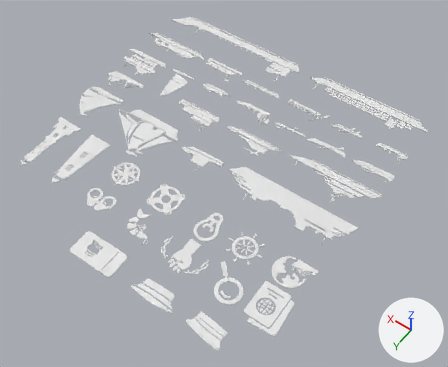
Renders of the FBX model URP-UnpathdExplore/Assets/Models/All Models 2.fbx from each side of a commit.
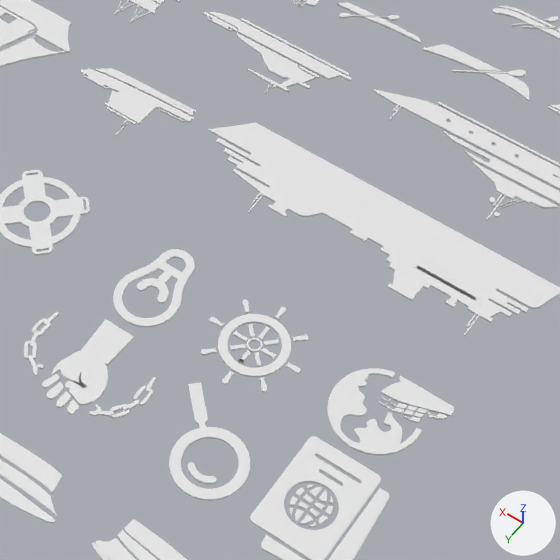
The first picture shows the older version from a 50 mm lens placed at (-17.1, 23.3, 32.8), pointed at (-1.7, 1.7, -1.1). The close-ups show both versions on the part from 34% to 80% of the width and 33% to 89% of the height of that picture; other places that the commit changed are outside them. Arrows for +X, +Y and +Z are at lower right; the lights stay in place. Vertices at the same position are counted once.

The first close-up shows 'Cap 2', 'LifeBuoy', 'Magnyfying G', 'Passp', 'Sail Ship', 'Ship 10', 'Ship 11', 'Ship 14', 'Ship 15', 'Slavery 2', 'Voyage', 'Wheel'.
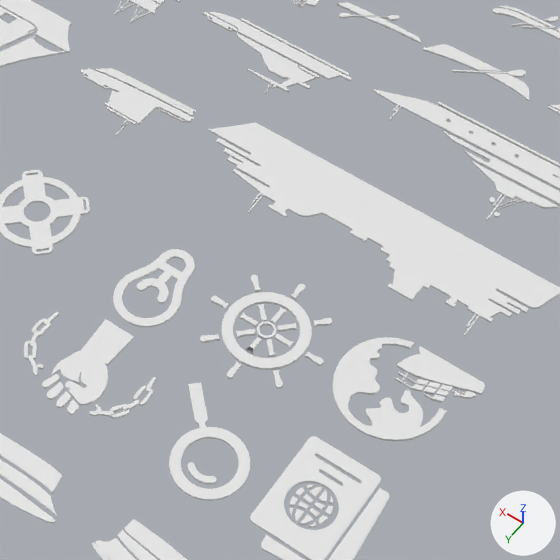
Where the newer file only moved an object's origin or applied its transform, the numbers keep the older frame.

What changed in the scene script:
```text
Change me_mesh_004:
    where me_mesh_004.from_pydata(...)  # 2040 vertices, 4016 faces; spans x -1.22..1.22, y -1.06..1.06, z -0.03..0.03
    used by ob_voyage; location = (-9.58, 5.81, 0.33)
    me_mesh_004 part 1: the whole mesh is scaled about its middle by 1.21
Change me_mesh_003:
    where me_mesh_003.from_pydata(...)  # 1892 vertices, 3754 faces; spans x -1.22..1.22, y -1.22..1.22, z 0.0..0.06
    used by ob_wheel; location = (-6.31, 5.95, 0.3)
    me_mesh_003 part 2: the whole mesh is scaled about the mesh origin by 1.24
Change ob_voyage:
    ob_voyage.location: (-9.58, 5.81, 0.33) -> (-9.58, 5.13, 0.33)
Change ob_wheel:
    ob_wheel.location: (-6.31, 5.95, 0.3) -> (-6.31, 5.48, 0.3)
```

Boxes (x1, y1, x2, y2) around the edits, measured in the close-ups (560 x 560 px):
'Voyage', mesh rescaled, moved (20% wider, 18% taller): before (327, 368, 454, 456); after (332, 337, 485, 441)
'Wheel', mesh rescaled, moved (23% wider, 21% taller): before (201, 299, 308, 393); after (200, 275, 332, 389)
